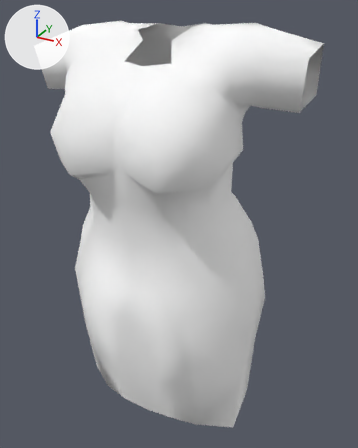
The FBX model Contents/mods/Authentic Z - Current/media/models_X/Skinned/CustomBodies/FatBody02_F/FatBod_F_02_Dress_Knees.fbx: old version first, new version second.
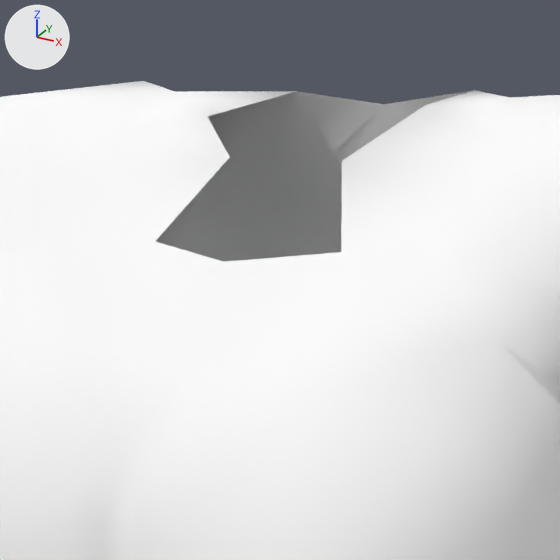
Old and new are each drawn whole from a 50 mm camera at (0.00323, -0.00509, 0.00836) aimed at (0.00016, 0.00048, 0.00558) and again close up on the part from 24% to 63% of the width and 0% to 32% of the height. The axes (+X, +Y, +Z) are drawn at upper left. The lights are the same throughout.

In view in the first close-up: 'Body.002'.
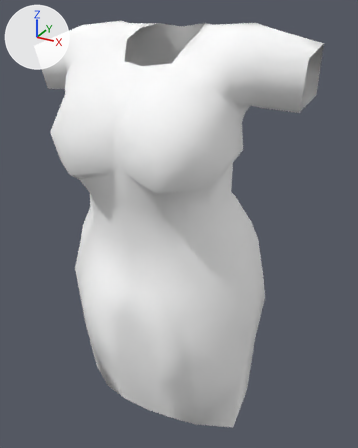
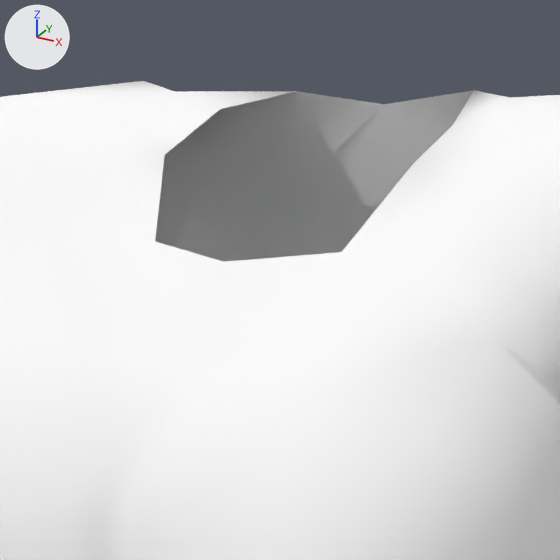
Where the change shows, as pixel boxes (x1, y1, x2, y2) in the close-ups (560 x 560 px; the box of a moved part takes in the faces that stretch with it):
part 1 of me_mesh_001, moved or reshaped: (88, 90, 510, 252) in both

Diff of the bpy script that builds the scene:
```diff
--- a/Contents/mods/Authentic Z - Current/media/models_X/Skinned/CustomBodies/FatBody02_F/FatBod_F_02_Dress_Knees.fbx.py
+++ b/Contents/mods/Authentic Z - Current/media/models_X/Skinned/CustomBodies/FatBody02_F/FatBod_F_02_Dress_Knees.fbx.py
@@ me_mesh_001 @@
 me_mesh_001.from_pydata(...)  # 214 vertices, 402 faces; spans x -0.00184..0.00184, y -0.00085..0.00155, z 0.00278..0.00819
 # used by ob_body_002; location = (0.0, 0.0, 0.0)
-me_mesh_001.vertices[94].co = (0.00039, 0.00039, 0.00815)  # pixel (425, 105)
-me_mesh_001.vertices[109].co = (0.00019, 0.00024, 0.008)  # pixel (341, 161)
-me_mesh_001.vertices[188].co = (-0.00034, 0.00034, 0.0081)  # pixel (207, 116)
-me_mesh_001.vertices[200].co = (-0.00019, 0.00024, 0.008)  # pixel (229, 157)
+# me_mesh_001 part 1
+me_mesh_001.vertices[94].co = (0.00047, 0.0004, 0.00809)  # pixel (452, 125)
+me_mesh_001.vertices[109].co = (0.00043, 0.00024, 0.008)  # pixel (413, 163)
+me_mesh_001.vertices[188].co = (-0.00038, 0.00049, 0.00812)  # pixel (220, 109)
+me_mesh_001.vertices[200].co = (-0.00043, 0.00024, 0.008)  # pixel (164, 154)
 me_mesh_001.materials.append(mat_material__135_002)
```
